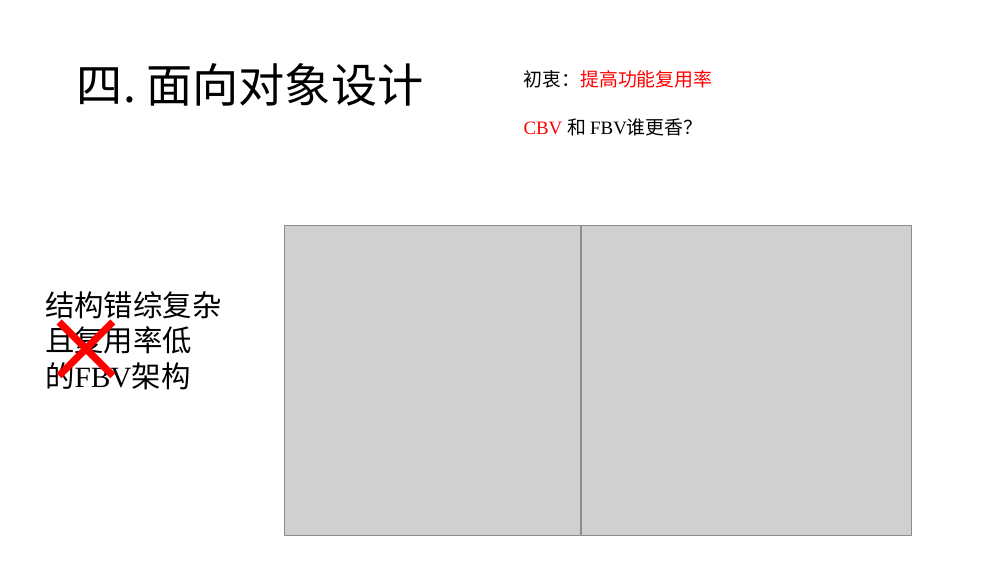
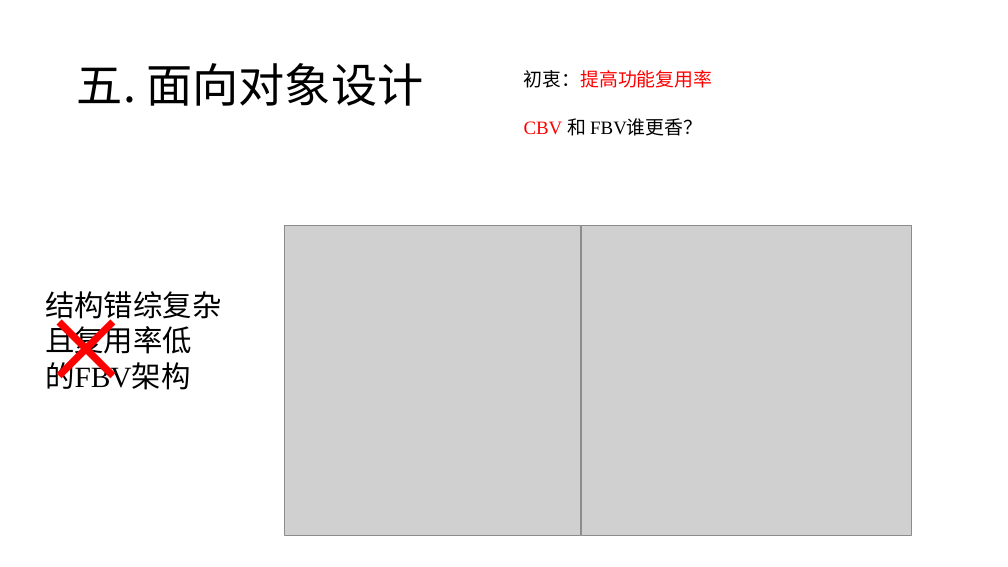
Before and after one commit to TTopoo/Management-information-system-for-students-major-learning, a slide deck: slide 6 of 公共部分+石京儒部分.pptx (slide 5 before the commit). Drawn at 1008x567 pixels with LibreOffice and Linux fonts; fonts in the diff are those of the drawing; grey boxes stand for pictures. Boxes give left, top, right and bottom in pixels: in the first picture for what was removed or moved away, otherwise in the second. Text is boxed around its words. In the diff, an @@ line names an element or a change of style, - is before the commit and + after.

```diff
--- a/公共部分+石京儒部分.pptx
+++ b/公共部分+石京儒部分.pptx
@@ title at (x1=77, y1=63, x2=423, y2=106): text changed @@
-四. 面向对象设计
+五. 面向对象设计
```
Also in this commit, not shown: 2 other slides changed, 1 slide added, 4 other files.
